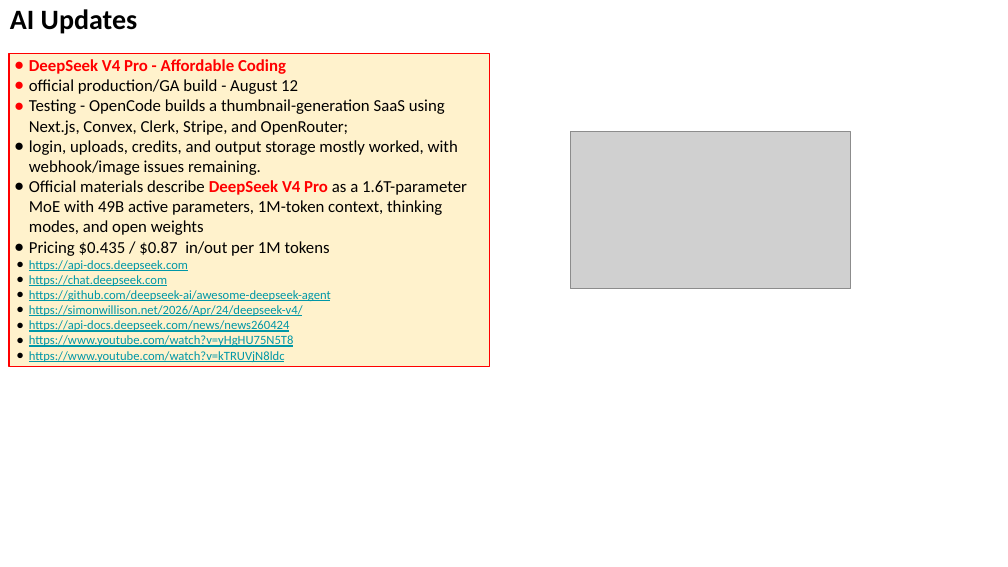
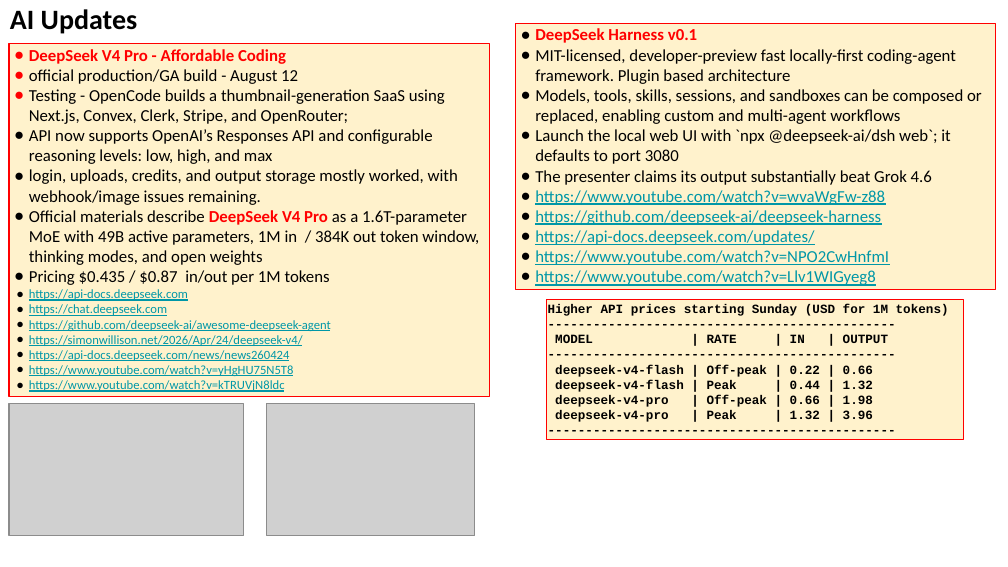
Before and after one commit to lselector/seminar, a slide deck: slide 7 of 2026/2026-08-14-AI-Updates.pptx (slide 35 before the commit). Drawn at 1008x567 pixels with LibreOffice and Linux fonts; fonts in the diff are those of the drawing; grey boxes stand for pictures. Boxes give left, top, right and bottom in pixels: in the first picture for what was removed or moved away, otherwise in the second. Text is boxed around its words. In the diff, an @@ line names an element or a change of style, - is before the commit and + after.

```diff
--- a/2026/2026-08-14-AI-Updates.pptx
+++ b/2026/2026-08-14-AI-Updates.pptx
@@ rectangle added at (515,23,996,290), fill #FFF2CC, outline #FF0000 0.75 pt, 12 pt, text #000000 @@
+● DeepSeek Harness v0.1
+● MIT-licensed, developer-preview fast locally-first coding-agent framework. Plugin based architecture
+● Models, tools, skills, sessions, and sandboxes can be composed or replaced, enabling custom and multi-agent workflows
+● Launch the local web UI with `npx @deepseek-ai/dsh web`; it defaults to port 3080
+● The presenter claims its output substantially beat Grok 4.6
+● https://www.youtube.com/watch?v=wvaWgFw-z88
+● https://github.com/deepseek-ai/deepseek-harness
+● https://api-docs.deepseek.com/updates/
+● https://www.youtube.com/watch?v=NPO2CwHnfmI
+● https://www.youtube.com/watch?v=Llv1WIGyeg8
@@ rectangle "DeepSeek V4 Pro - Affordable ...": place and size @@
-rectangle "DeepSeek V4 Pro - Affordable ..." at (9,53,490,366)
+rectangle "DeepSeek V4 Pro - Affordable ..." at (9,43,490,396)
@@ text in rectangle at (29,129,433,164): paragraph added @@
+● API now supports OpenAI’s Responses API and configurable reasoning levels: low, high, and max
@@ picture removed at (571,131,851,288) @@
@@ text in rectangle at (29,210,479,265): text changed @@
-● Official materials describe DeepSeek V4 Pro as a 1.6T-parameter MoE with 49B active parameters, 1M-token context, thinking modes, and open weights
+● Official materials describe DeepSeek V4 Pro as a 1.6T-parameter MoE with 49B active parameters, 1M in / 384K out token window, thinking modes, and open weights
@@ rectangle added at (546,299,964,438), fill #FFF2CC, outline #FF0000 0.75 pt, 9 pt, text #000000, bold @@
+Higher API prices starting Sunday (USD for 1M tokens)
+----------------------------------------------
+MODEL | RATE | IN | OUTPUT
+----------------------------------------------
+deepseek-v4-flash | Off-peak | 0.22 | 0.66
+deepseek-v4-flash | Peak | 0.44 | 1.32
+deepseek-v4-pro | Off-peak | 0.66 | 1.98
+deepseek-v4-pro | Peak | 1.32 | 3.96
+----------------------------------------------
@@ picture added at (9,404,244,536) @@
@@ picture added at (267,404,475,536) @@
```
Also in this commit, not shown: 19 other slides changed, 2 slides added.
